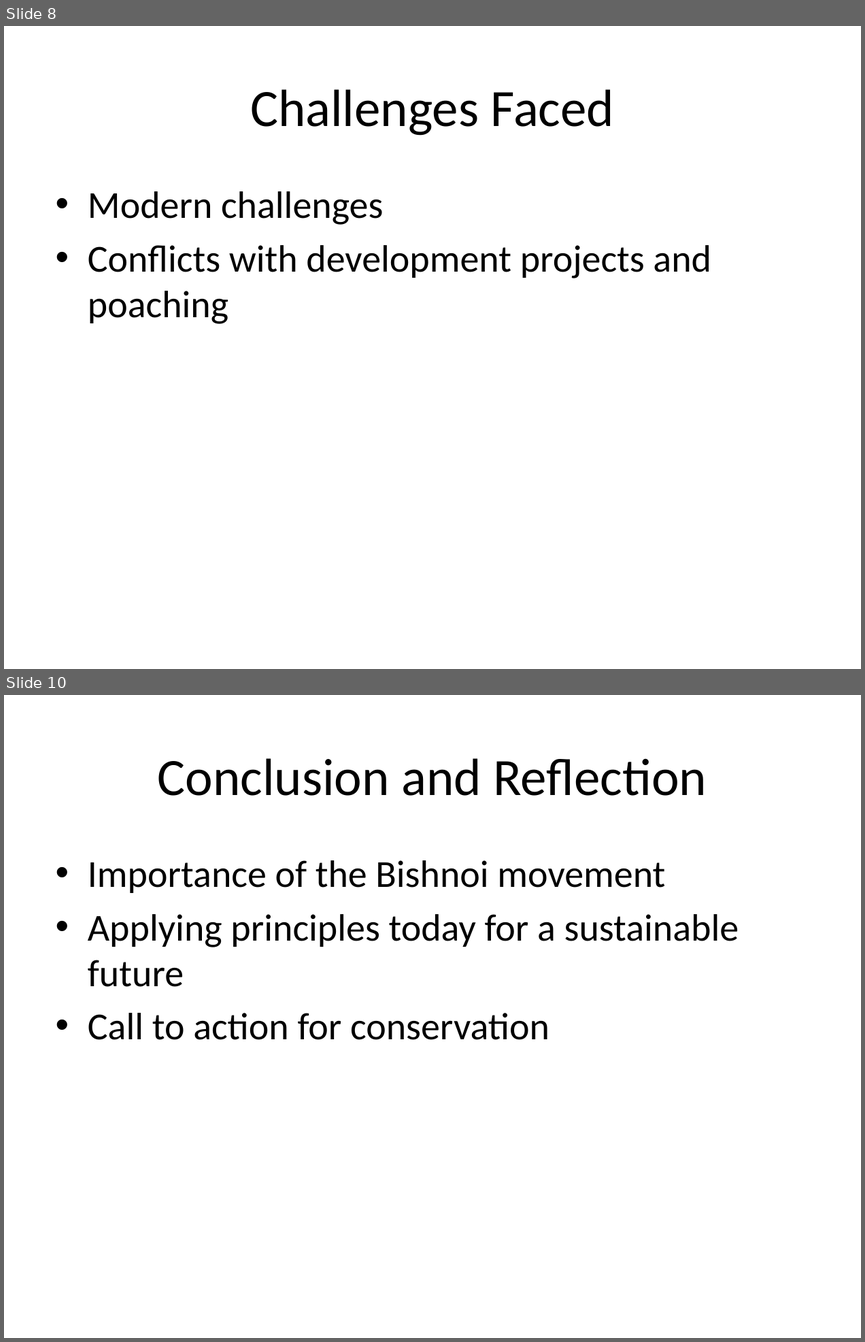
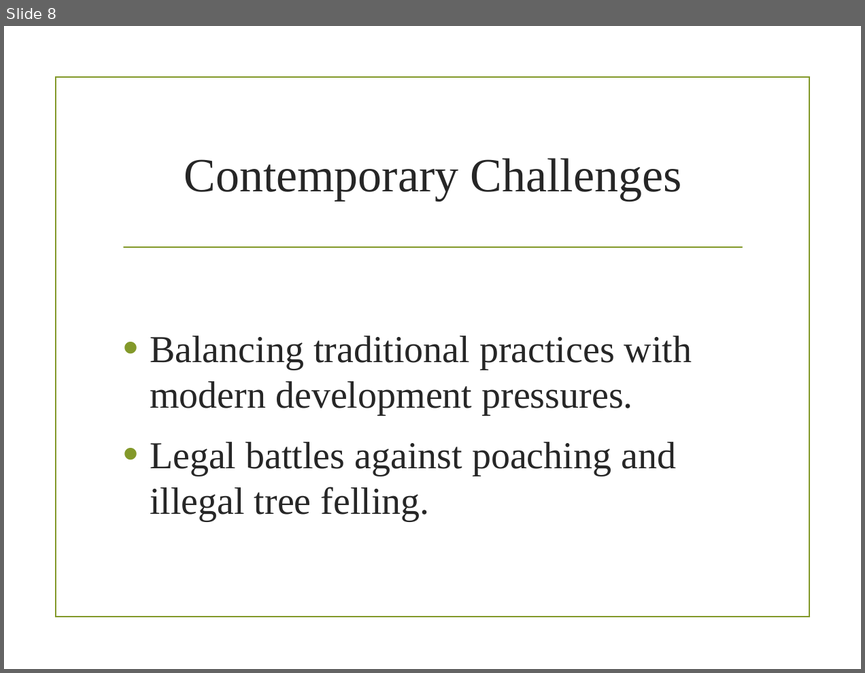
Before and after one commit to imvickykumar999/Visual-Basic-Analysis-PowerPoint, a slide deck: chatgpt4/Bishnoi_Movement_Presentation.pptx. Shown one above the other, each under a label of ours: slides 8 and 10 before the commit, slide 8 after it; the slides between them are not shown. The pictures are 865x1342 and 865x673 pixels, drawn with LibreOffice and Linux fonts; fonts in the diff are those of the drawing; background and template pictures are left out. Boxes give left, top, right and bottom in pixels: in the first picture for what was removed or moved away, otherwise in the second. Text is boxed around its words. In the diff, an @@ line names an element or a change of style, - is before the commit and + after.

```diff
--- a/chatgpt4/Bishnoi_Movement_Presentation.pptx
+++ b/chatgpt4/Bishnoi_Movement_Presentation.pptx
@@ slide 10 removed at (x1=4, y1=695, x2=861, y2=1338), background #FFFFFF @@
@@ title removed at (x1=158, y1=758, x2=706, y2=796) @@
-Conclusion and Reflection
@@ text removed at (x1=88, y1=860, x2=739, y2=1040) @@
-• Importance of the Bishnoi movement
-• Applying principles today for a sustainable future
-• Call to action for conservation
@@ slide 8 changed as well @@
@@ rectangle added at (x1=56, y1=76, x2=809, y2=616), outline #83992A 1.25 pt @@
@@ title at (x1=184, y1=158, x2=682, y2=201): text changed; size 44 to 40 pt; font Calibri to Times New Roman; text colour #000000 to #262626 @@
-Challenges Faced
+Contemporary Challenges
@@ line added from (124, 247) to (742, 247), #83992A 1.25 pt @@
@@ text at (x1=150, y1=335, x2=692, y2=521): text changed; font Calibri to Times New Roman; text colour #000000 to #262626 @@
-• Modern challenges
-• Conflicts with development projects and poaching
+• Balancing traditional practices with modern development pressures.
+• Legal battles against poaching and illegal tree felling.
```
Also in this commit, not shown: 5 other slides changed, 4 slides added, 3 other slides removed.
